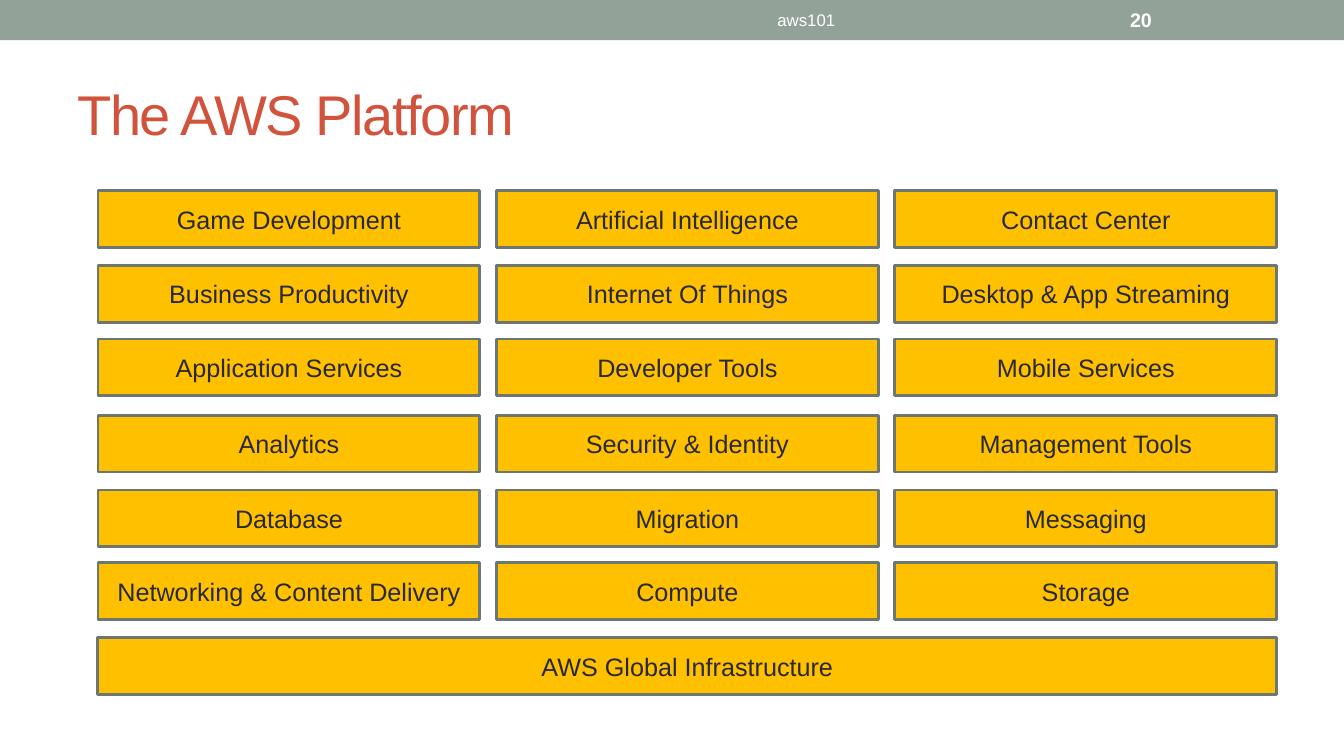
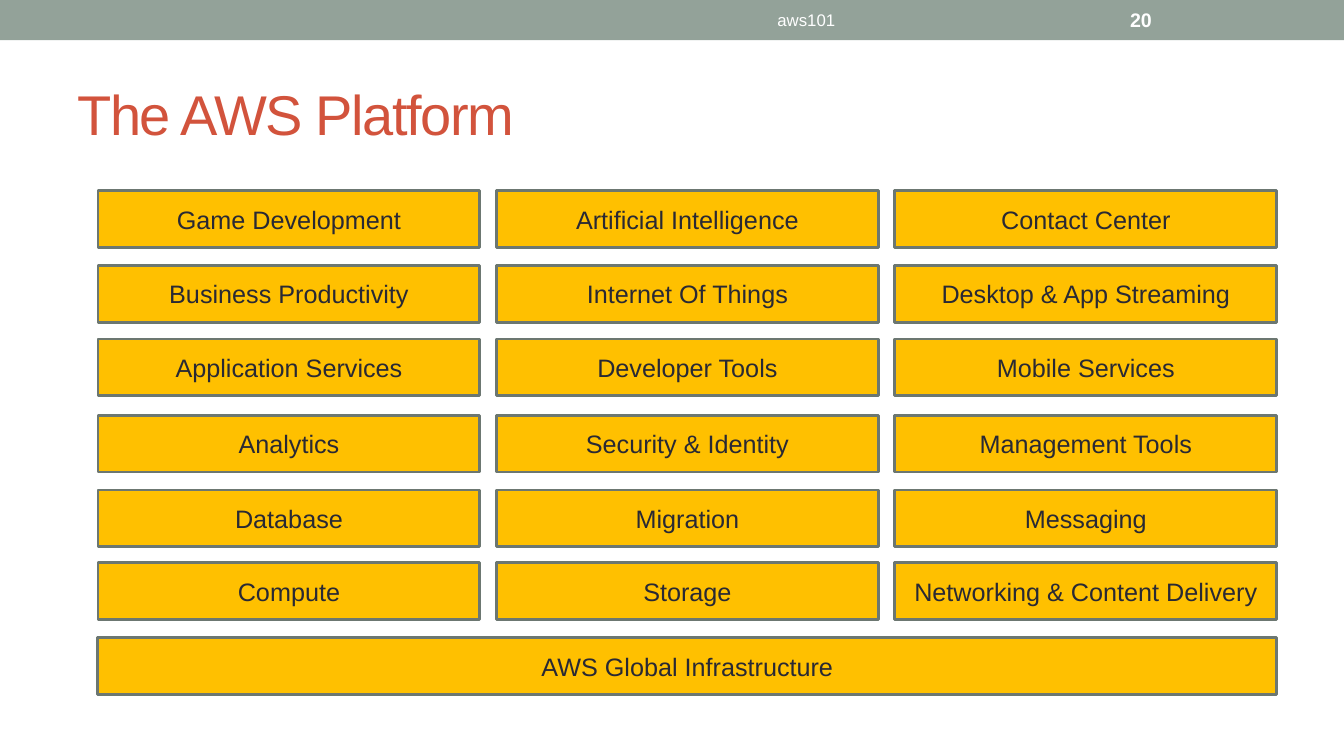
Before and after one commit to ignis01/aws101, a slide deck: slide 20 of aws101.pptx. Drawn at 1344x756 pixels with LibreOffice and Linux fonts; fonts in the diff are those of the drawing. Boxes give left, top, right and bottom in pixels: in the first picture for what was removed or moved away, otherwise in the second. Text is boxed around its words. In the diff, an @@ line names an element or a change of style, - is before the commit and + after.

Commit message:
new slides added

```diff
--- a/aws101.pptx
+++ b/aws101.pptx
@@ text in rectangle at [238,583,340,607]: text changed @@
-Networking & Content Delivery
+Compute
@@ text in rectangle at [643,583,731,607]: text changed @@
-Compute
+Storage
@@ text in rectangle at [914,582,1257,607]: text changed @@
-Storage
+Networking & Content Delivery
```
Also in this commit, not shown: 4 slides added.
